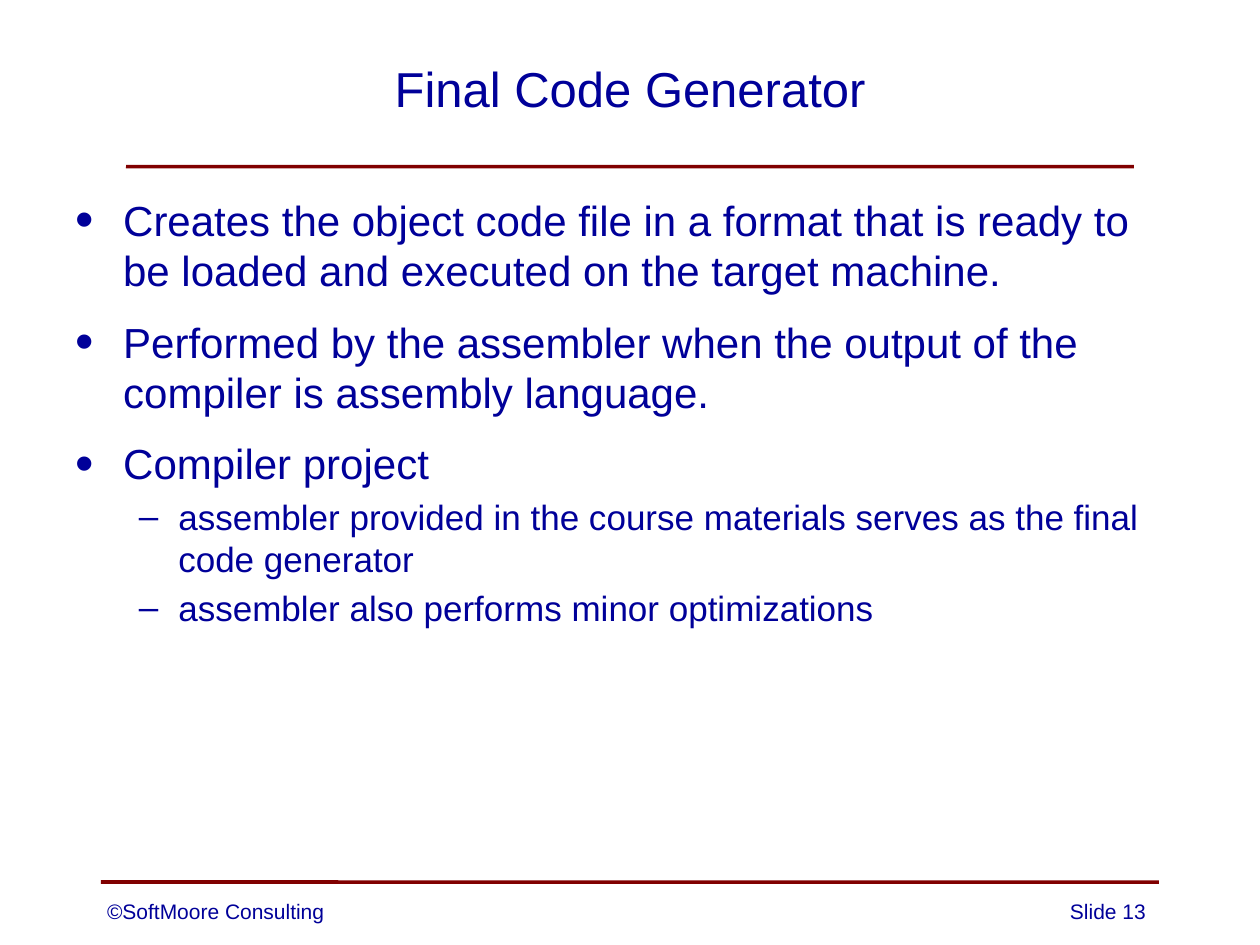
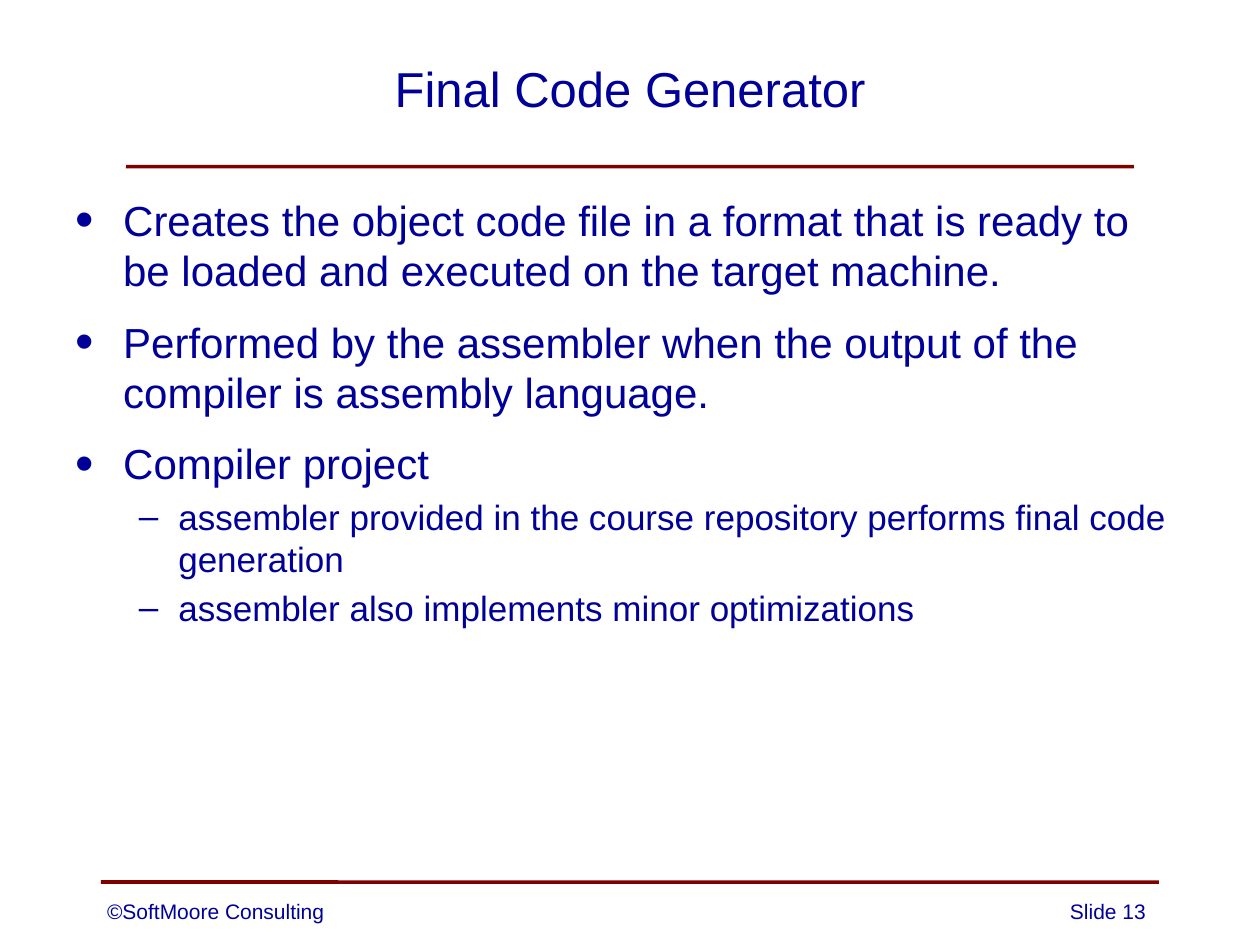
Before and after one commit to SoftMoore/CPRL-Java-3rd, a slide deck: slide 13 of PowerPoints/02 - Structure of Compilers.pptx. Drawn at 1260x945 pixels with LibreOffice and Linux fonts; fonts in the diff are those of the drawing. Boxes give left, top, right and bottom in pixels: in the first picture for what was removed or moved away, otherwise in the second. Text is boxed around its words. In the diff, an @@ line names an element or a change of style, - is before the commit and + after.

```diff
--- a/PowerPoints/02 - Structure of Compilers.pptx
+++ b/PowerPoints/02 - Structure of Compilers.pptx
@@ text at bbox=[178, 504, 1165, 628]: text changed @@
-  – assembler provided in the course materials serves as the final code generator
-  – assembler also performs minor optimizations
+  – assembler provided in the course repository performs final code generation
+  – assembler also implements minor optimizations
```
Also in this commit, not shown: 4 other slides changed, 1 other file.
